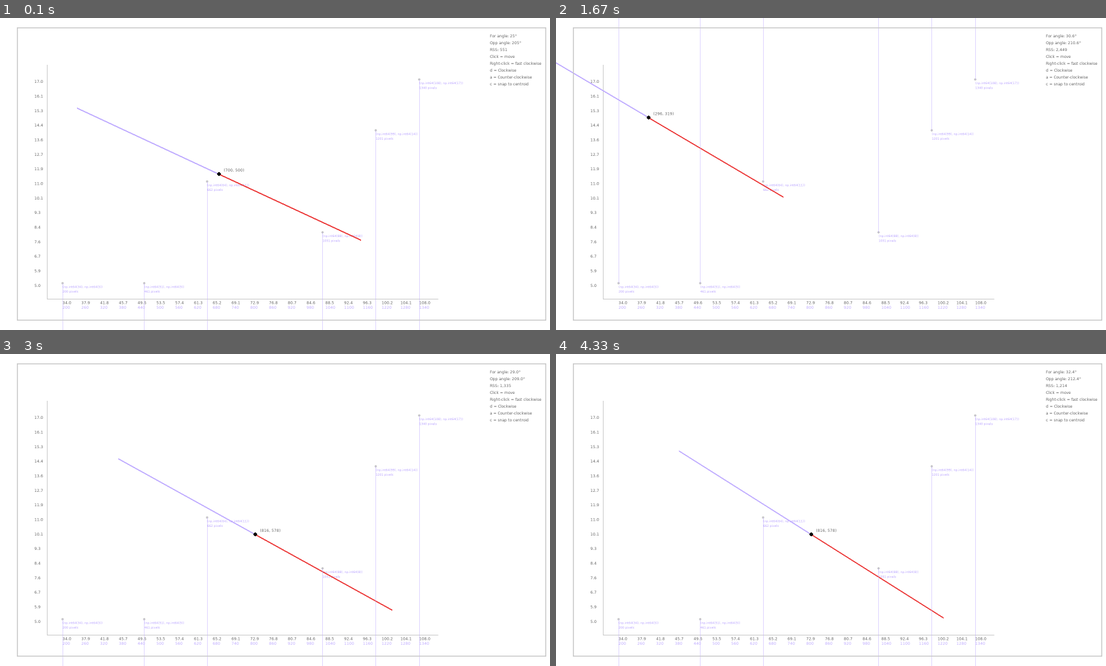
Above: before the commit, frames 1-4 (two rows, left to right).
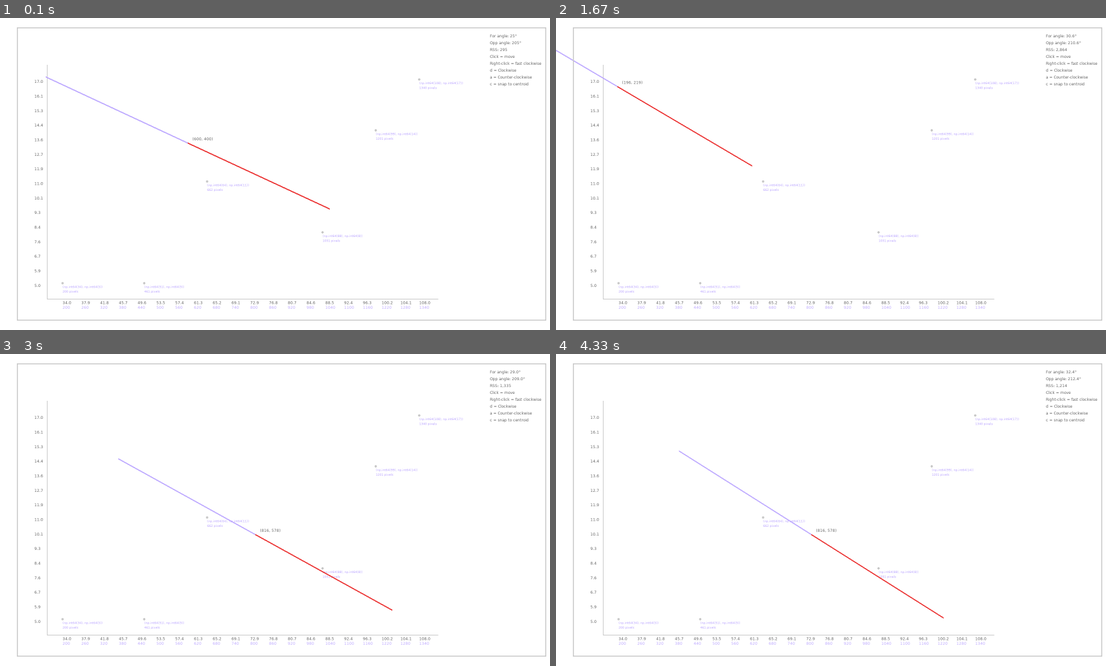
Above: after the commit, the same moments.

Repository: Biuku/LinearRegressionGame
Game: pygame game, started from main.py
Two runs of this game, one before a commit and one after it. Both use one fixed random seed, a clock stepped at 60 frames per second and the inputs below.
Inputs (mouse positions are in pixels of both pictures, inside the frame that each line leads up to):
- Up to frame 1 (0.1 s): no input
- Up to frame 2 (1.67 s): hold D 0.33-0.8 s; press the mouse at (1007, 205) at 0.87 s; move the mouse to (941, 177) at 0.97 s; release the mouse at (880, 149) at 1.1 s; hold D 1.17-1.63 s; move the mouse to (649, 64) at 1.2 s
- Up to frame 3 (3 s): hold A 1.67-2.2 s; tap C at 1.82 s; hold A 2.23-2.63 s; hold D from 2.67 s (still down)
- Up to frame 4 (4.33 s): release D at 3.3 s; hold A 3.33-3.8 s; tap C at 3.48 s; hold D 3.83-4.3 s

The runs differ from the first frame. In frame 1, 0.9% of the frame differs, in the area x 8-93%, y 9-100%; in frame 2, 0.8%; in frame 3, 0.3%; in frame 4, 0.3%.

Commit message:
Pre-build commit

Diff:
--- a/array_config.py
+++ b/arr.py
@@ -1,28 +1,40 @@
 """ April 10, 2021 """
-
-
 
 import pygame
 import numpy as np
 from setup.settings import Settings
 
 
-class ArrayConfig:
+class Arr:
 
     def __init__(self):
         pygame.init()
         self.set = Settings()
         self.arr = np.load('data/basic_arr.npy')
-        #self.arr = np.load('data/ecommerce2.npy')
 
+        ### Pixel data
         self.w, self.h = 1200, 700
-        self.origin = (200, 850) ## Anchor for everything
+        self.pixel_origin = (200, 850) ## Anchor for everything
 
+        ### Array data
         self.configure_graph(self.arr)
+        self.get_centroid()
+        self.origin = (self.x_min, self.y_min)
 
+
+    def get_centroid(self):
+        x = self.arr[:,0].mean()
+        y = self.arr[:,1].mean()
+
+        """ Delete line below to make this array data """
+        x, y = self.convert_arr_to_pixels([x, y])
+
+        return [x, y]
 
 
     def configure_graph(self, arr):
+        """All array data"""
+
         self.x_min, self.x_max = arr[:,0].min(), arr[:,0].max()
         self.y_min, self.y_max = arr[:,1].min(), arr[:,1].max()
 
@@ -36,47 +48,42 @@
         data_scale_unit = self.x_scale[1] - self.x_scale[0]
         self.x_scale_factor = self.x_scale_gap / data_scale_unit ## (delta graph scale) / (delta data scale)
 
-
-
         """ Configure y scale """
         y_num_labels = 15
         self.y_scale = np.linspace( (self.y_min), (self.y_max), y_num_labels)
         self.y_scale_gap = self.h / y_num_labels
 
         ### Get factor to convert array y units to pygame pixels
-        ## Note, additional step needed for y to reverse direction... not handled here
         data_scale_unit = self.y_scale[1] - self.y_scale[0]
         self.y_scale_factor = self.y_scale_gap / data_scale_unit
 
 
 
-    def convert_arr_to_pixels(self, pair):
-        left, bottom = self.origin
+    def convert_pixels_to_arr(self, coords):
+        """
+        1. Find how far the array points are from the array origin
 
-        relative_x = pair[0] - self.x_min
-        relative_y = pair[1] - self.y_min
+        """
+
+        left, bottom = self.pixel_origin
+
+        x = left + int( relative_x * self.x_scale_factor)
+        y = bottom - int( relative_y * self.y_scale_factor)
+
+        relative_x = coords[0] - self.x_min
+        relative_y = coords[1] - self.y_min
+
+
+        return x, y
+
+
+    def convert_arr_to_pixels(self, coords):
+        left, bottom = self.pixel_origin
+
+        relative_x = coords[0] - self.x_min
+        relative_y = coords[1] - self.y_min
 
         x = left + int( relative_x * self.x_scale_factor)
         y = bottom - int( relative_y * self.y_scale_factor)
 
         return x, y
-
-
-        """
-        The var's I instantiate in configure_graph
-
-        self.x_min, self.x_max
-        self.y_min, self.y_max
-
-        self.x_scale
-        self.y_scale
-
-        self.x_scale
-        self.x_scale_gap
-        self.x_scale_factor
-
-        self.y_scale
-        self.y_scale_gap
-        self.y_scale_factor
-
-        """
--- a/line.py
+++ b/line.py
@@ -4,11 +4,11 @@
 import pygame
 import math as m
 import random as r
-from array_config import ArrayConfig
-from printr import Printr
+from setup.printr import Printr
+from arr import Arr
 
 
-class FitLine(ArrayConfig):
+class FitLine(Arr):
     def __init__(self, win):
         pygame.init()
         self.win = win
@@ -19,12 +19,12 @@
         self.length = 500
         self.for_angle = 25 ## 'angle' for trig; 'slope' for regression
         self.opp_angle = 205
-        self.mid = [700, 500] ### Line always anchors to mid
+        self.mid = [600, 400]
 
         ## Array var's
         self.update_end_points()
-        self.get_centroid() ## Centroid in pixels
         self.update_RSS()
+
 
 
     def update(self, moving, rotating):
@@ -42,19 +42,19 @@
 
 
     def rotate(self, rotating):
+        def wrap_angle(angle):
+            if angle > 360:
+                return angle - 360
+            return angle
+
         if rotating:
             self.for_angle += rotating
-            self.for_angle = self.reset_angle(self.for_angle)
+            self.for_angle = wrap_angle(self.for_angle)
 
             self.opp_angle = self.for_angle + 180
-            self.opp_angle = self.reset_angle(self.opp_angle)
+            self.opp_angle = wrap_angle(self.opp_angle)
 
             self.update_RSS()
-
-    def reset_angle(self, angle):
-        if angle > 360:
-            return angle - 360
-        return angle
 
 
     def update_end_points(self):
@@ -67,54 +67,40 @@
         ## Update start coordinatese
         start_x = x + ( m.cos(opp_rads) * self.length )
         start_y = y + ( m.sin(opp_rads) * self.length )
-        self.start = (start_x, start_y)
+        self.pixel_start = (start_x, start_y)
 
         ## Update end coords
         end_x = x + ( m.cos(for_rads) * self.length )
         end_y = y + ( m.sin(for_rads) * self.length )
-        self.end = (end_x, end_y)
-
+        self.pixel_end = (end_x, end_y)
 
 
     def snap_to_centroid(self):
-        self.mid = self.centroid
+        self.mid = self.get_centroid()
 
 
     def draw(self):
 
         ### Draw line in two halves
-        pygame.draw.line(self.win, self.set.blue, tuple(self.start), tuple(self.mid), 4)
-        pygame.draw.line(self.win, self.set.red, tuple(self.mid), tuple(self.end), 4)
+        pygame.draw.line(self.win, self.set.blue, tuple(self.pixel_start), tuple(self.mid), 4)
+        pygame.draw.line(self.win, self.set.red, tuple(self.mid), tuple(self.pixel_end), 4)
 
-        ## Draw a small circle denoting the mid
-        pygame.draw.circle(self.win, self.set.black, self.mid, 6, 0)
-
-        ## Draw vertical lines between the error bars and my line
-        #for dot in self.y_on_line:
-        #    pygame.draw.circle(self.win, self.set.blue, dot, 1, 0)
-        self.draw_intercepts()
-
+        #self.draw_intercepts()
         self.printr.print_coord(self.mid[0], self.mid[1])
         self.printr.print_instructions(self.for_angle, self.opp_angle, self.rss)
 
 
     def draw_intercepts(self):
+
         for line in self.vertical_intercepts:
             start, end = line
             start = tuple( self.convert_arr_to_pixels(start) )
             end = tuple( self.convert_arr_to_pixels(end) )
             pygame.draw.line(self.win, self.set.blue, start, end, 1)
 
-
-    """ Init stuff """
-    def get_centroid(self):
-        x = self.arr[:,0].mean()
-        y = self.arr[:,1].mean()
-
-        x, y = self.convert_arr_to_pixels([x, y])
-
-        self.centroid = [x, y]
-
+            ## Draw vertical lines between the error bars and my line
+            #for dot in self.y_on_line:
+            #    pygame.draw.circle(self.win, self.set.blue, dot, 1, 0)
 
 
     """ Regression stuff"""
@@ -147,7 +133,7 @@
     def x_intercept(self, x, y):
         """ Supports update_RSS """
 
-        start_x, start_y = self.start
+        start_x, start_y = self.pixel_start
         rads = m.radians(self.for_angle)
 
         opposite = x - start_x
--- a/main.py
+++ b/main.py
@@ -20,10 +20,10 @@
 import numpy as np
 from setup.settings import Settings
 from setup.background import Background
+from setup.pygameBasics import PygameBasics
 from plot import Plot
 from line import FitLine
 
-from setup.pygameBasics import PygameBasics
 
 class Main(PygameBasics):
     def __init__(self):
@@ -37,9 +37,7 @@
         self.mxmy = None
 
         self.moving = False
-        self.rotating = False ## Rotate very slow -- 'd'
-        # self.counter_rotate = False ## Rotate very slow -- 'a'
-        # self.super_rotate = False ## Rotate very fast -- right-click
+        self.rotating = False
 
 
     """ EVENTS """
--- a/plot.py
+++ b/plot.py
@@ -2,10 +2,11 @@
 
 import pygame
 import numpy as np
-from array_config import ArrayConfig
-from printr import Printr
+from arr import Arr
+from setup.printr import Printr
 
-class Plot(ArrayConfig):
+
+class Plot(Arr):
 
     def __init__(self, win):
         pygame.init()
@@ -36,7 +37,7 @@
     def draw_axes(self):
         c = self.set.light_grey
 
-        x, y = self.origin
+        x, y = self.pixel_origin
         right, top = x + self.w, y - self.h
 
         offset = 50
@@ -49,7 +50,7 @@
 
 
     def draw_axes_labels(self, off_x, off_y):
-        x, y = self.origin
+        x, y = self.pixel_origin
         master_y = y
 
         def label_printr(i, x, y):
@@ -66,43 +67,3 @@
         for i in self.y_scale:
             label_printr(str(round(i, 1)), off_x-40, y)
             y -= self.y_scale_gap
-
-
-
-
-
-    """ TEMP DELETE """
-
-    def draw_rotating_line(self):
-        # self.rotating_line_start = (700, 300)
-        # self.rotating_line_angle = 270
-
-
-        length = 200
-        start = self.rotating_line_start
-        x, y = start
-        self.rotating_line_angle += 1
-
-        ### Draw blue / forward part of line
-        angle = self.rotating_line_angle
-        rads = m.radians(angle)
-
-        forward_x = x + ( m.cos(rads) * length )
-        forward_y = y + ( m.sin(rads) * length )
-        end = (forward_x, forward_y)
-
-        pygame.draw.line(self.win, self.set.blue, start, end, 2)
-
-        ### Draw red / opposite part of line
-        opposite_angle = angle + 180
-
-        if opposite_angle > 360:
-            opposite_angle -= 360
-
-        opposite_rads = m.radians(opposite_angle)
-
-        opposite_x = x + ( m.cos(opposite_rads) * length )
-        opposite_y = y + ( m.sin(opposite_rads) * length )
-        end = (opposite_x, opposite_y)
-
-        pygame.draw.line(self.win, self.set.red, start, end, 2)
--- a/printr.py
+++ b/setup/printr.py
@@ -1,10 +1,8 @@
 """ April 11, 2021 """
-
 
 import pygame
 import math as m
 import random as r
-
 
 
 class Printr:
Renamed: ReadMe this version.odt -> Stuff/ReadMe this version.odt
